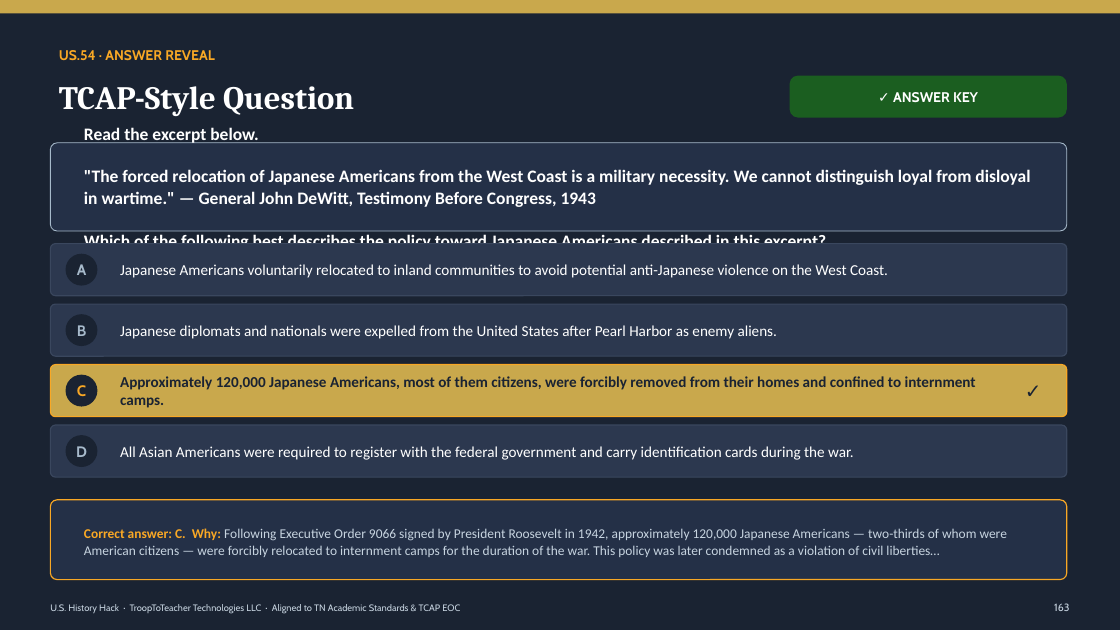
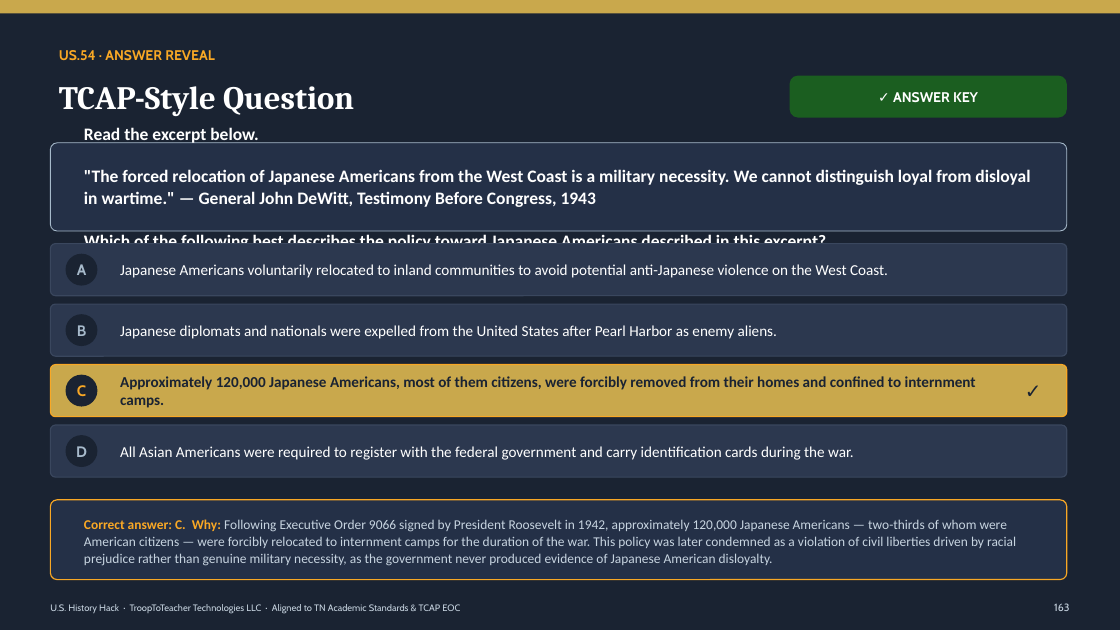
Before and after one commit to Trooptoteacher/trooptoteacher-history, a slide deck: slide 182 of HistoryHack_Platinum/deliverables_unit6/Unit6_Teacher_Deck_CourseStandard.pptx. Drawn at 1120x630 pixels with LibreOffice and Linux fonts; fonts in the diff are those of the drawing. Boxes give left, top, right and bottom in pixels: in the first picture for what was removed or moved away, otherwise in the second. Text is boxed around its words. In the diff, an @@ line names an element or a change of style, - is before the commit and + after.

```diff
--- a/HistoryHack_Platinum/deliverables_unit6/Unit6_Teacher_Deck_CourseStandard.pptx
+++ b/HistoryHack_Platinum/deliverables_unit6/Unit6_Teacher_Deck_CourseStandard.pptx
@@ text at [84, 519, 1016, 566]: text changed @@
-Correct answer: C. Why: Following Executive Order 9066 signed by President Roosevelt in 1942, approximately 120,000 Japanese Americans — two-thirds of whom were American citizens — were forcibly relocated to internment camps for the duration of the war. This policy was later condemned as a violation of civil liberties…
+Correct answer: C. Why: Following Executive Order 9066 signed by President Roosevelt in 1942, approximately 120,000 Japanese Americans — two-thirds of whom were American citizens — were forcibly relocated to internment camps for the duration of the war. This policy was later condemned as a violation of civil liberties driven by racial prejudice rather than genuine military necessity, as the government never produced evidence of Japanese American disloyalty.
```
Also in this commit, not shown: 14 other slides changed, 19 other files.
